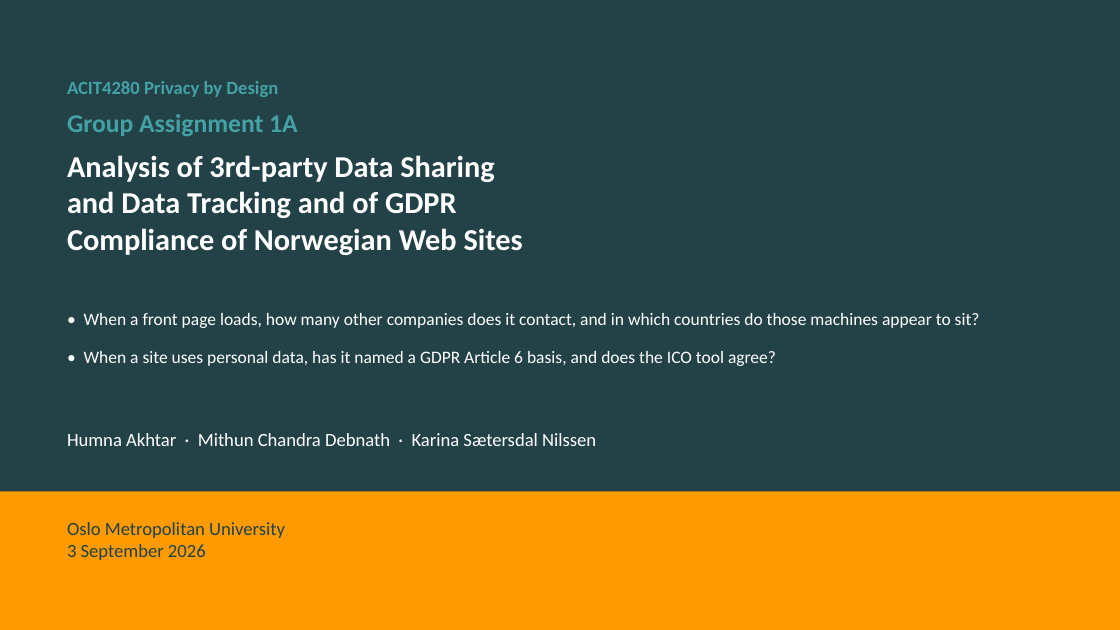
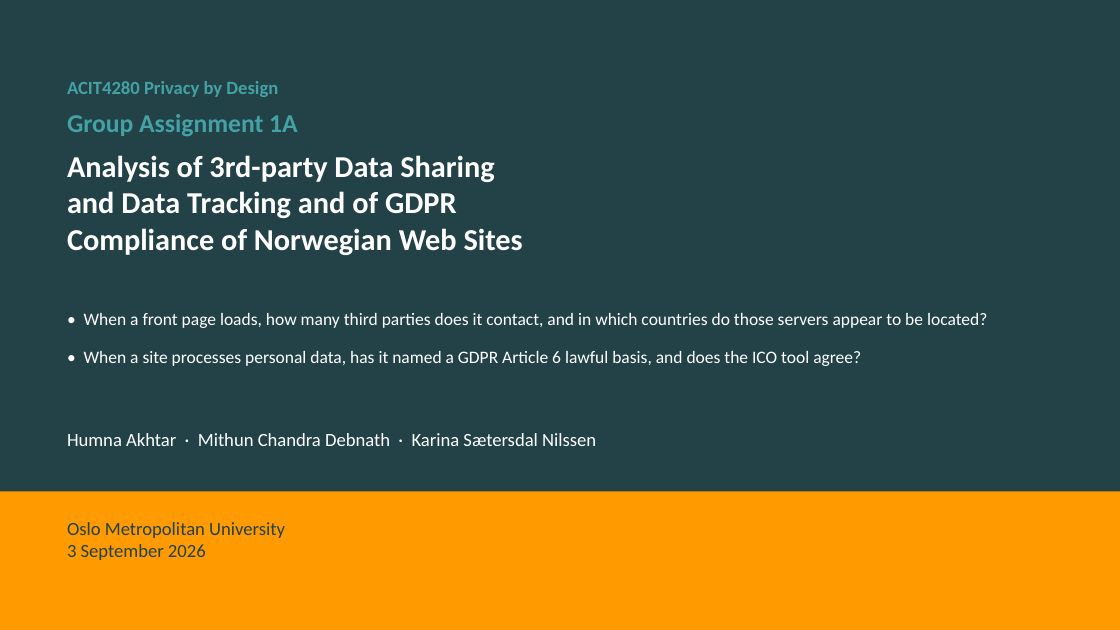
Before and after one commit to kasa031/Bacheloroppgave, a slide deck: slide 1 of ACIT4280_1A_presentation.pptx. Drawn at 1120x630 pixels with LibreOffice and Linux fonts; fonts in the diff are those of the drawing. Boxes give left, top, right and bottom in pixels: in the first picture for what was removed or moved away, otherwise in the second. Text is boxed around its words. In the diff, an @@ line names an element or a change of style, - is before the commit and + after.

```diff
--- a/ACIT4280_1A_presentation.pptx
+++ b/ACIT4280_1A_presentation.pptx
@@ text at <box>84,313,987,366</box>: text changed @@
-• When a front page loads, how many other companies does it contact, and in which countries do those machines appear to sit?
-• When a site uses personal data, has it named a GDPR Article 6 basis, and does the ICO tool agree?
+• When a front page loads, how many third parties does it contact, and in which countries do those servers appear to be located?
+• When a site processes personal data, has it named a GDPR Article 6 lawful basis, and does the ICO tool agree?
```
Also in this commit, not shown: 4 other files.
